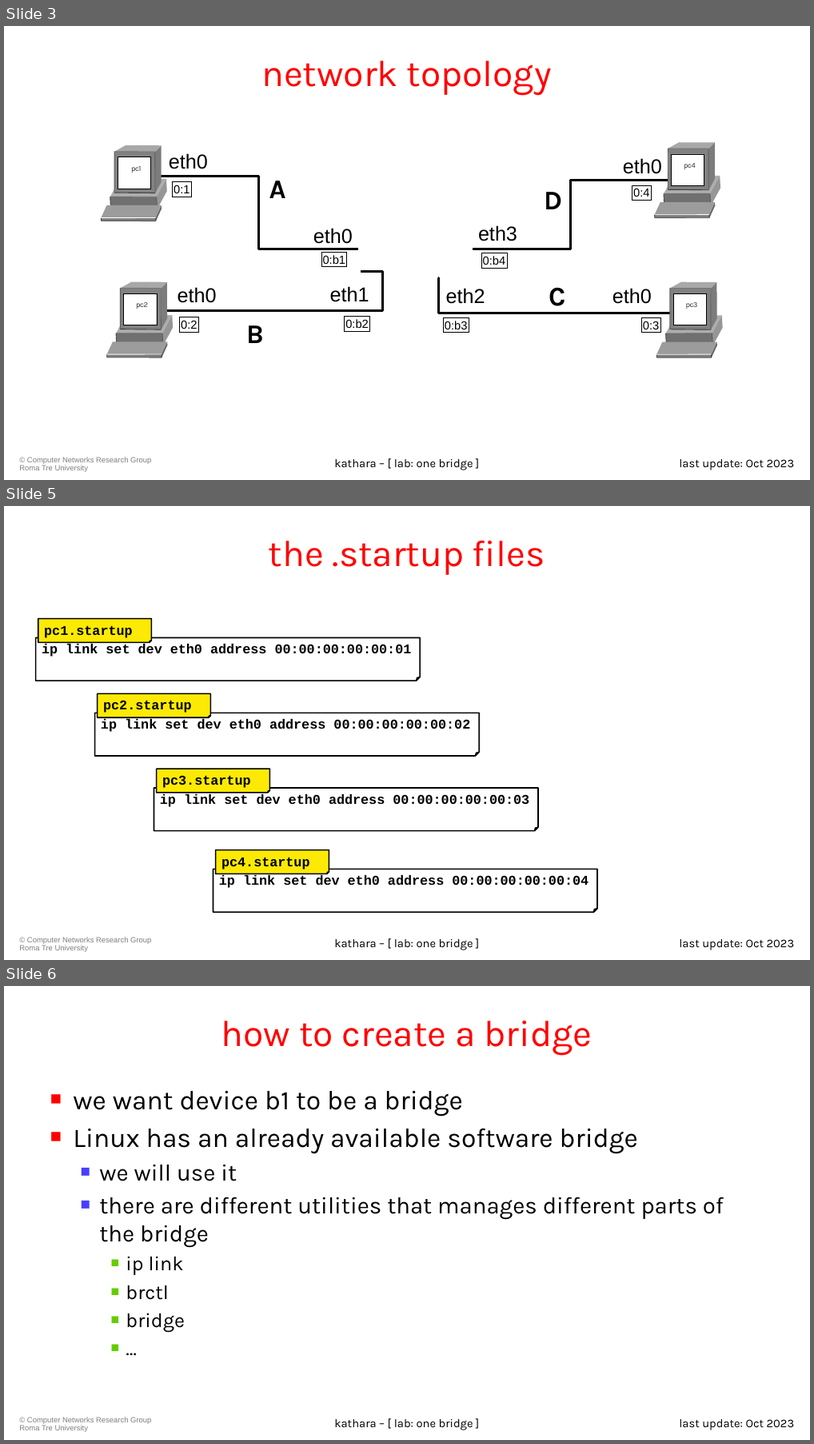
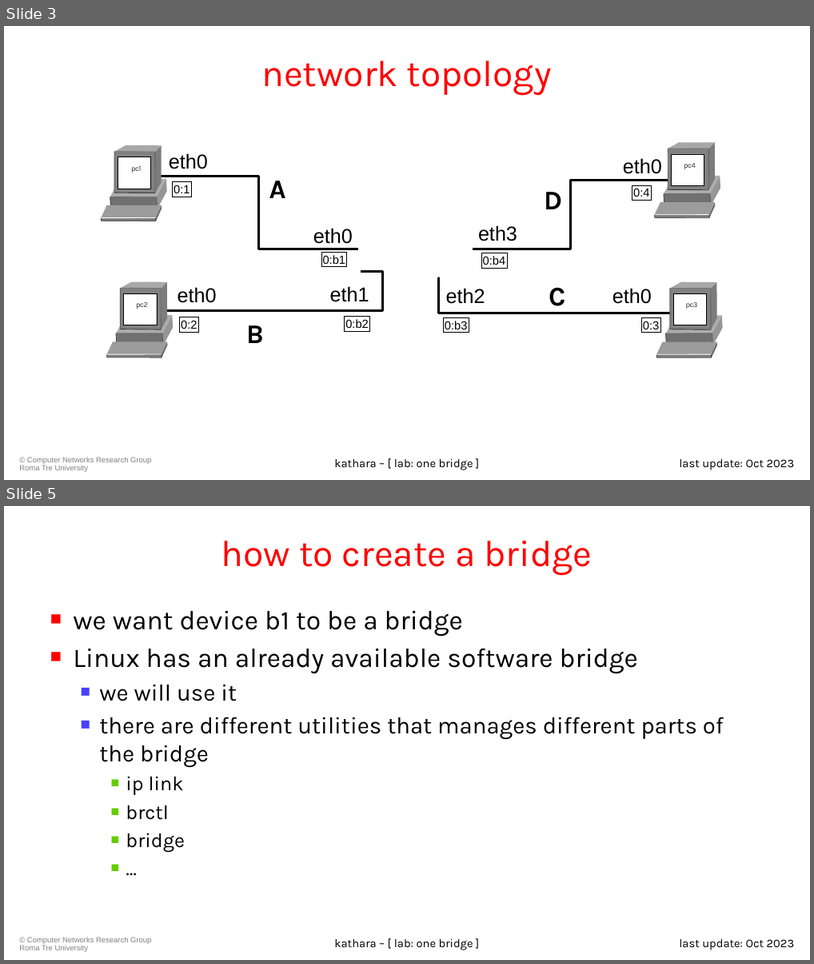
Before and after one commit to KatharaFramework/Kathara-Labs, a slide deck: main-labs/switching/one-bridge/0110-kathara-lab_one-bridge.pptx. Shown one above the other, each under a label of ours: slides 3, 5 and 6 before the commit, slides 3 and 5 after it; the slides between them are not shown. The pictures are 814x1444 and 814x964 pixels, drawn with LibreOffice and Linux fonts; fonts in the diff are those of the drawing; background and template pictures are left out. Boxes give left, top, right and bottom in pixels: in the first picture for what was removed or moved away, otherwise in the second. Text is boxed around its words. In the diff, an @@ line names an element or a change of style, - is before the commit and + after.

Commit message:
Set MAC addresses in the `lab.conf` (one-bridge)

```diff
--- a/main-labs/switching/one-bridge/0110-kathara-lab_one-bridge.pptx
+++ b/main-labs/switching/one-bridge/0110-kathara-lab_one-bridge.pptx
@@ slide 5 removed at (4, 506, 810, 960), background #FFFFFF; not listed: 1 template element that a slide beside it also shows @@
@@ title removed at (269, 540, 545, 575) @@
-the .startup files
@@ folded corner removed at (38, 619, 152, 642) @@
-pc1.startup
@@ folded corner removed at (35, 638, 420, 681) @@
-ip link set dev eth0 address 00:00:00:00:00:01
@@ folded corner removed at (97, 693, 210, 717) @@
-pc2.startup
@@ folded corner removed at (94, 713, 479, 756) @@
-ip link set dev eth0 address 00:00:00:00:00:02
@@ folded corner removed at (157, 768, 270, 792) @@
-pc3.startup
@@ folded corner removed at (154, 788, 538, 831) @@
-ip link set dev eth0 address 00:00:00:00:00:03
@@ folded corner removed at (216, 850, 329, 873) @@
-pc4.startup
@@ folded corner removed at (214, 869, 598, 912) @@
-ip link set dev eth0 address 00:00:00:00:00:04
@@ text removed at (334, 939, 474, 950) @@
-kathara – [ lab: one bridge ]
@@ text removed at (679, 939, 794, 950) @@
-last update: Oct 2023
@@ what was slide 6 is now slide 5 @@
```
Also in this commit, not shown: 2 slides changed, 9 other files.
